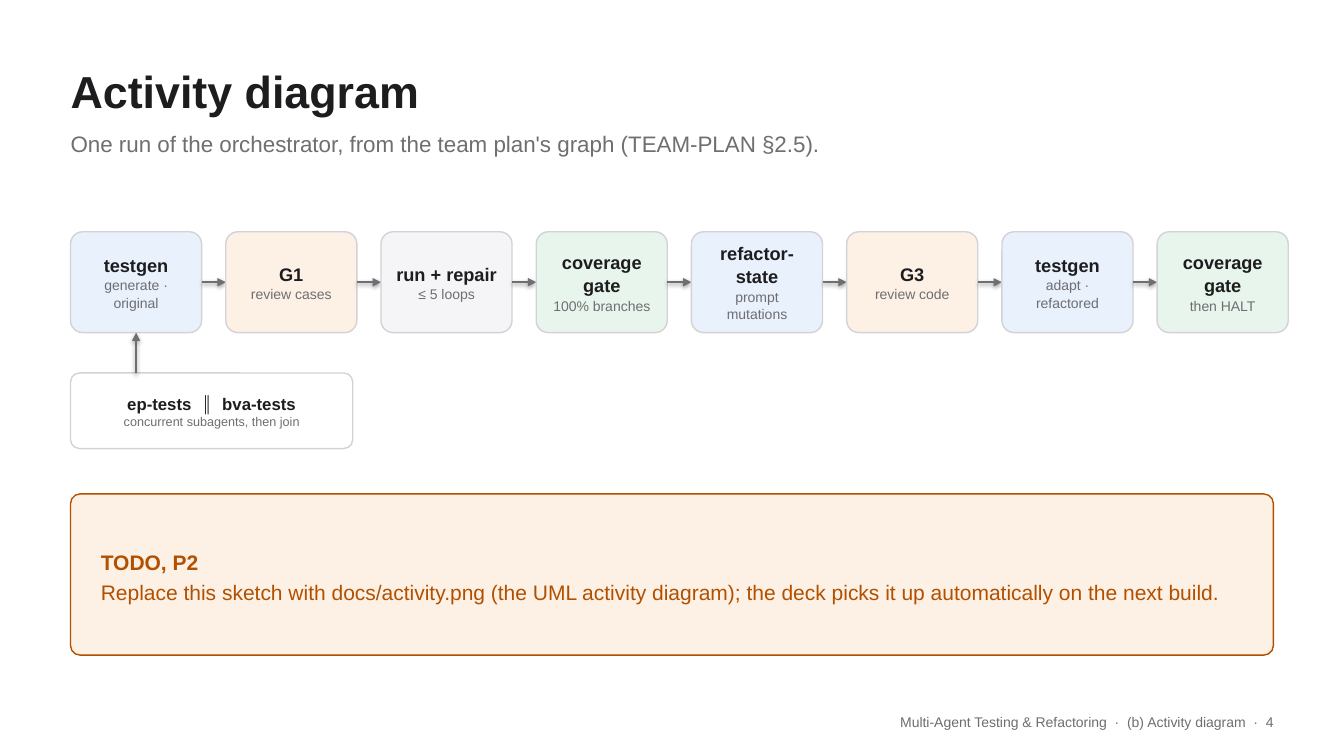
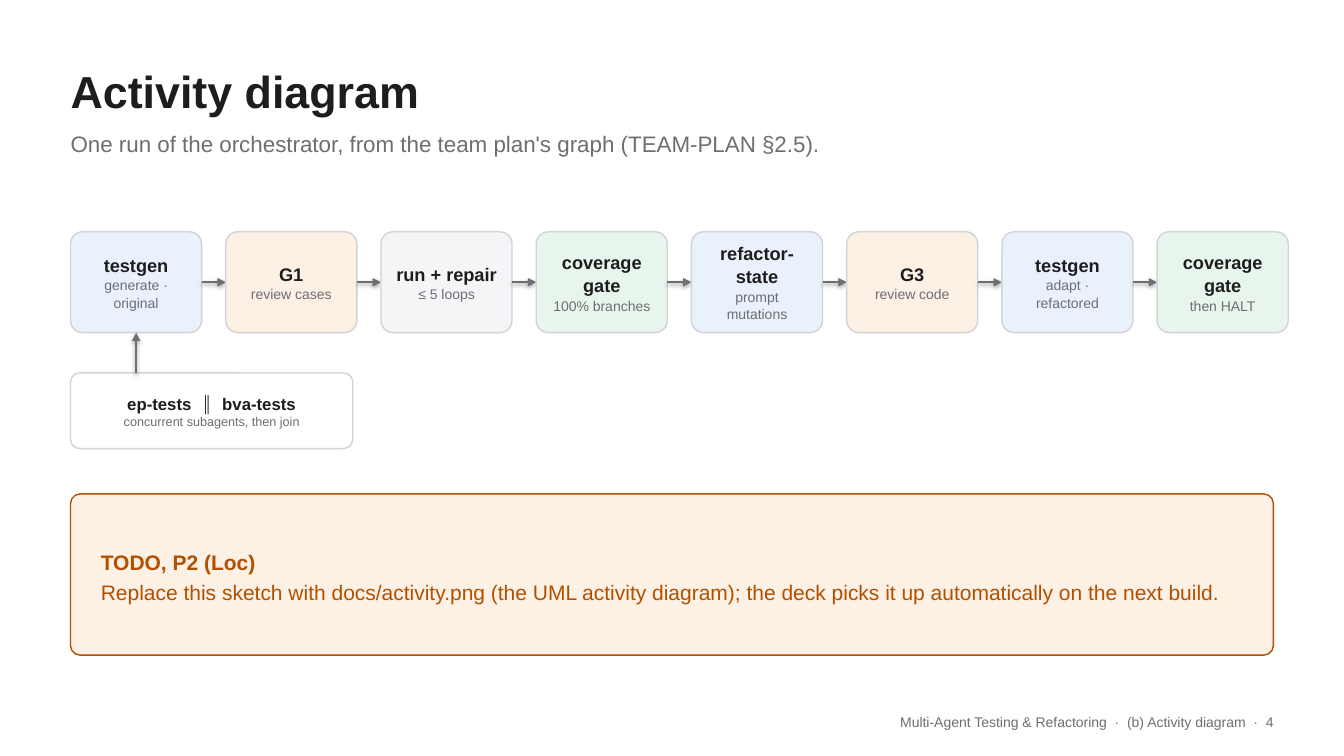
Before and after one commit to JordanTaylorGit/CSE-4392-Multi-Agent-System, a slide deck: slide 4 of slides/team3.pptx. Drawn at 1344x756 pixels with LibreOffice and Linux fonts; fonts in the diff are those of the drawing. Boxes give left, top, right and bottom in pixels: in the first picture for what was removed or moved away, otherwise in the second. Text is boxed around its words. In the diff, an @@ line names an element or a change of style, - is before the commit and + after.

```diff
--- a/slides/team3.pptx
+++ b/slides/team3.pptx
@@ text at (101, 554, 255, 574): text changed @@
-TODO, P2
+TODO, P2 (Loc)
```
Also in this commit, not shown: 2 other slides changed, 1 other file.
